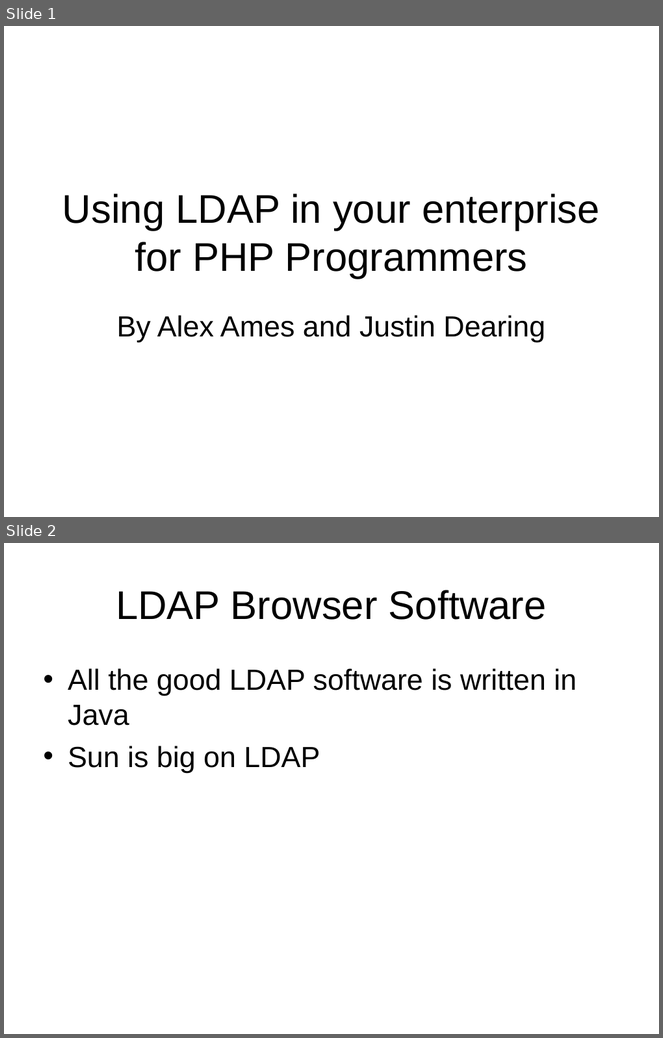
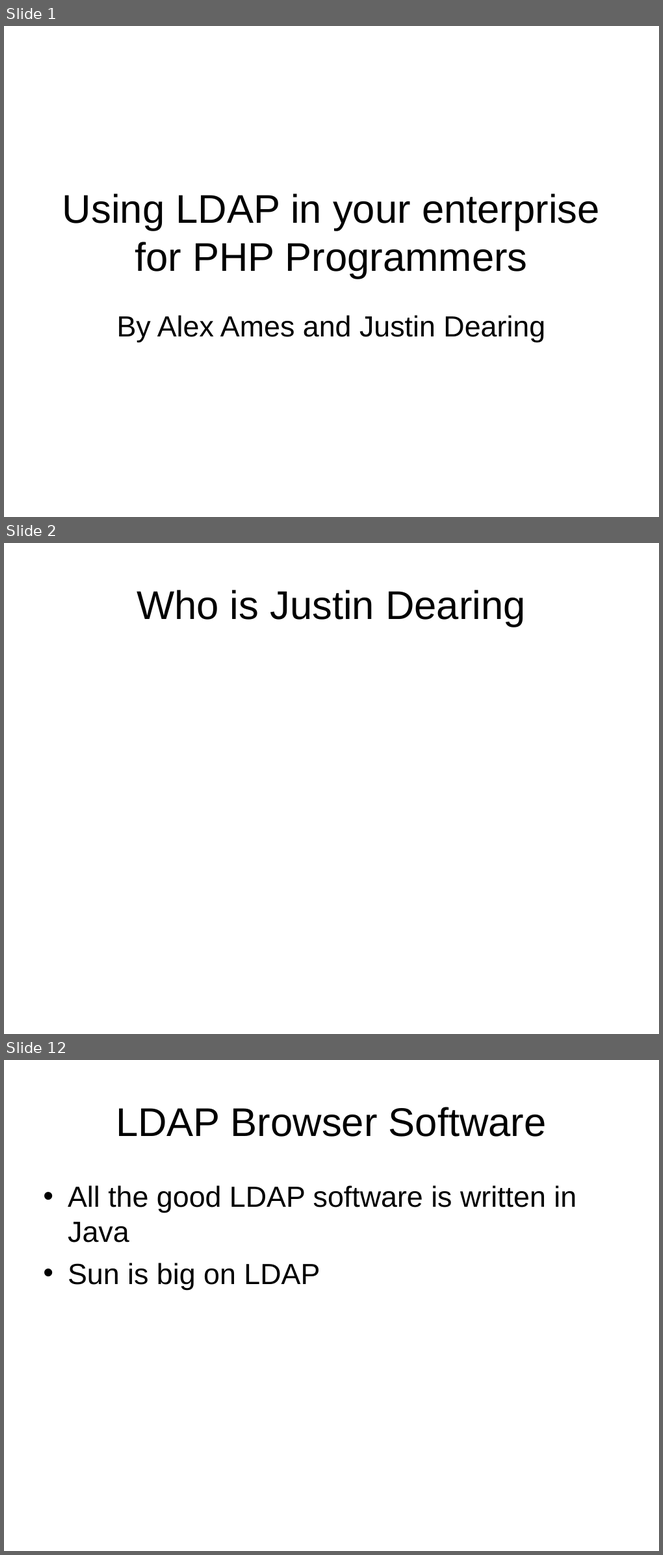
Before and after one commit to LIPHP/LDAP-Talk, a slide deck: Docs/LIPHP-Using LDAP with PHP.ppt. Shown one above the other, each under a label of ours: slides 1 and 2 before the commit, slides 1, 2 and 12 after it; the slides between them are not shown. The pictures are 663x1038 and 663x1555 pixels, drawn with LibreOffice and Linux fonts; fonts in the diff are those of the drawing. Boxes give left, top, right and bottom in pixels: in the first picture for what was removed or moved away, otherwise in the second. Text is boxed around its words. In the diff, an @@ line names an element or a change of style, - is before the commit and + after.

```diff
--- a/Docs/LIPHP-Using LDAP with PHP.ppt
+++ b/Docs/LIPHP-Using LDAP with PHP.ppt
@@ slide 2 added at (4, 543, 659, 1034), background #FFFFFF @@
@@ title added at (137, 590, 526, 627), 44 pt, text #000000 @@
+Who is Justin Dearing
@@ what was slide 2 is now slide 12 @@
```
Also in this commit, not shown: 11 other slides added.
